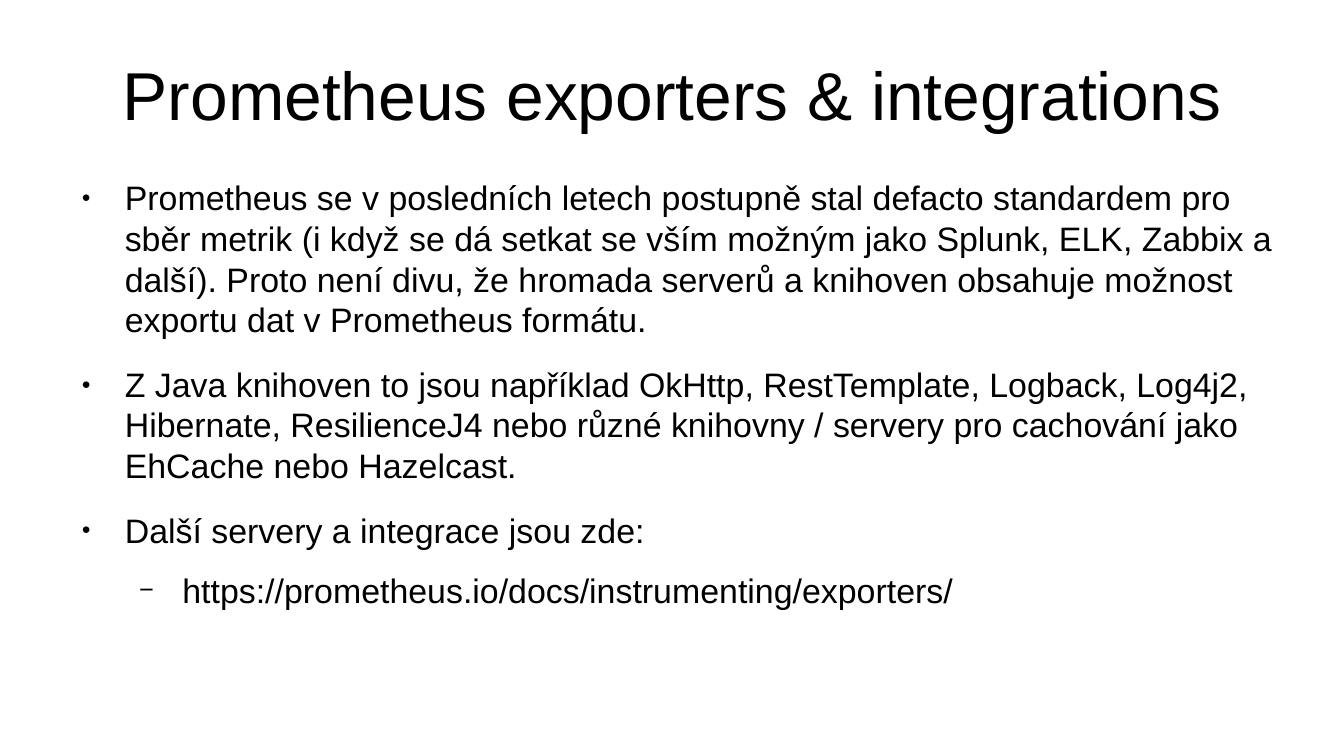
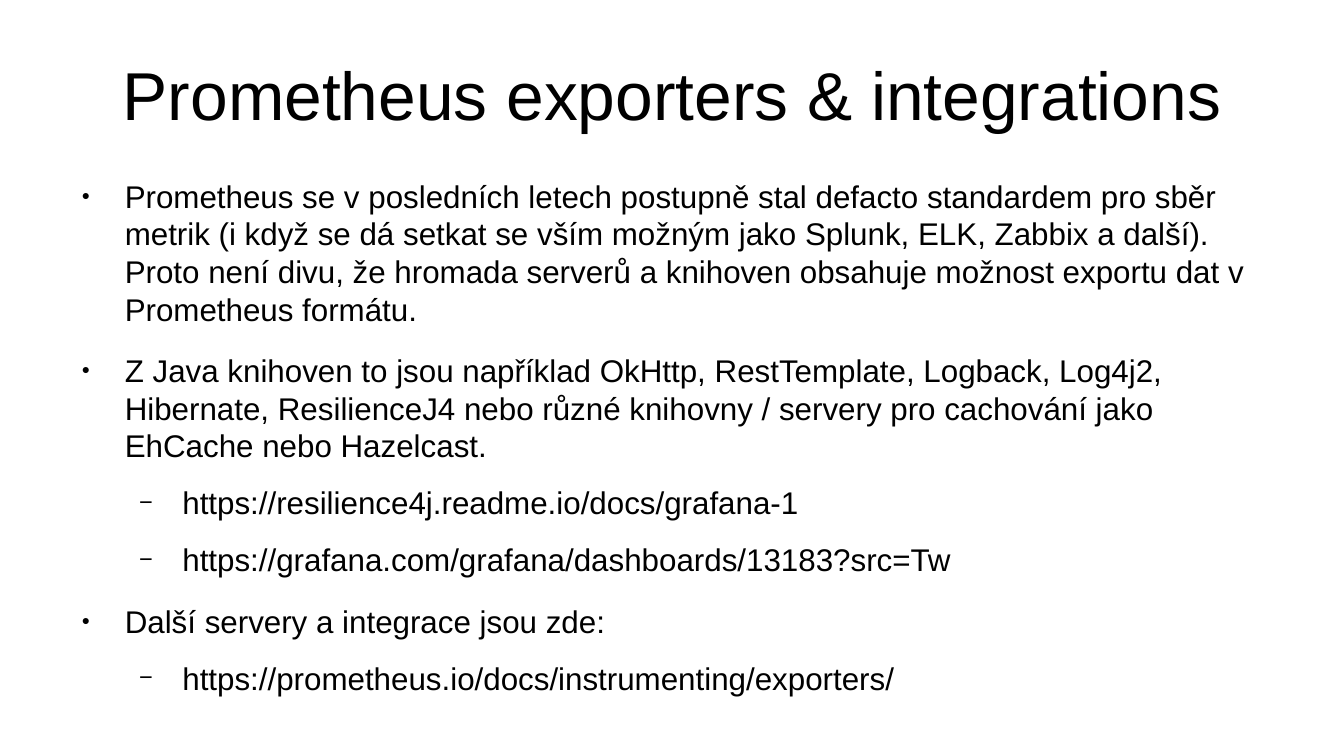
Before and after one commit to jirkapinkas/skoleni-2020-online-6, a slide deck: slide 30 of prometheus/Prednaska.odp. Drawn at 1344x756 pixels with LibreOffice and Linux fonts; fonts in the diff are those of the drawing. Boxes give left, top, right and bottom in pixels: in the first picture for what was removed or moved away, otherwise in the second. Text is boxed around its words. In the diff, an @@ line names an element or a change of style, - is before the commit and + after.

Commit message:
prometheus + spring data rest prednasky

```diff
--- a/prometheus/Prednaska.odp
+++ b/prometheus/Prednaska.odp
@@ text at [125,185,1244,696]: size 20 to 18.5 pt in "Prometheus se v posledních letech postupně stal ...", "Z Java knihoven to jsou například OkHttp, ...", "Další servery a integrace jsou zde:", "https://prometheus.io/docs/instrumenting/exporters/" @@
@@ text at [182,491,950,577]: paragraphs added @@
+  − https://resilience4j.readme.io/docs/grafana-1
+  − https://grafana.com/grafana/dashboards/13183?src=Tw
```
Also in this commit, not shown: 39 other files.
